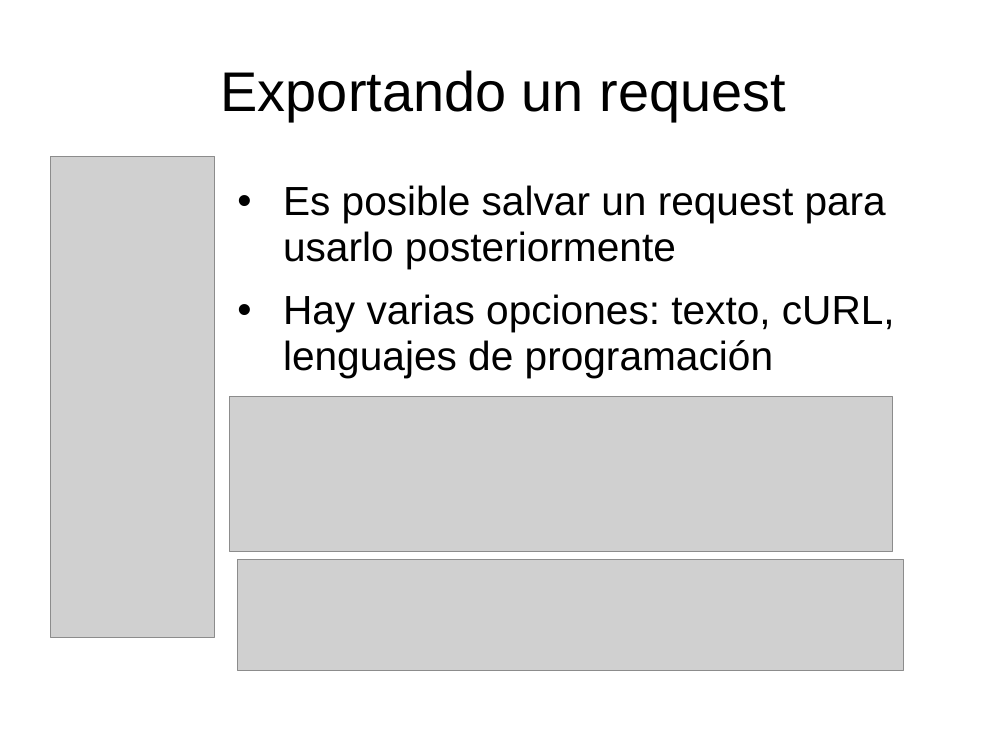
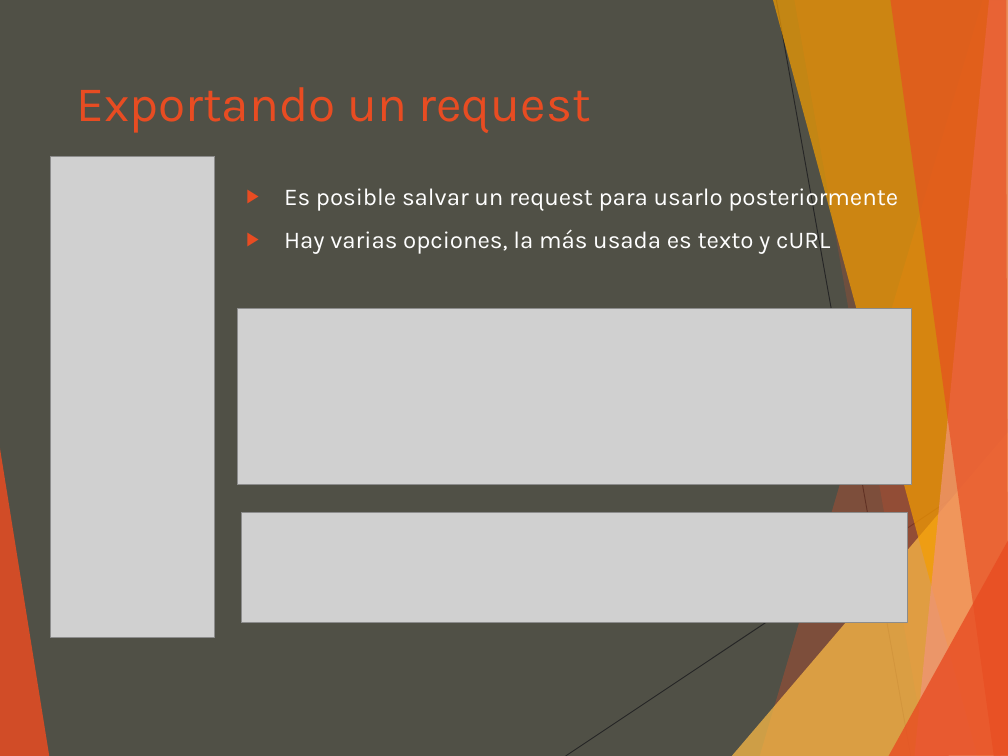
Before and after one commit to luisgepeto/PostmanCourse, a slide deck: slide 13 of Presentacion.ppt. Drawn at 1008x756 pixels with LibreOffice and Linux fonts; fonts in the diff are those of the drawing; grey boxes stand for pictures. Boxes give left, top, right and bottom in pixels: in the first picture for what was removed or moved away, otherwise in the second. Text is boxed around its words. In the diff, an @@ line names an element or a change of style, - is before the commit and + after.

```diff
--- a/Presentacion.ppt
+++ b/Presentacion.ppt
@@ background #FFFFFF to #505046 @@
@@ title "Exportando un request": place and size @@
-title "Exportando un request" at <box>221,70,785,121</box>
+title "Exportando un request" at <box>76,87,591,133</box>
@@ title "Exportando un request" at <box>76,87,591,133</box>: size 44 to 39 pt, font Arial to Karla, text colour #000000 to #E84C22; alignment centre to left; line spacing 0.93 to 1; vertical alignment middle to top @@
@@ text at <box>284,184,898,211</box>: size 32 to 19 pt, font Arial to Karla, text colour #000000 to #FFFFFF in "Es posible salvar un request para usarlo ..."; bullet • to ▶; line spacing 0.93 to 1; less space between paragraphs; bullet colour #000000 to #E84C22 @@
@@ text at <box>284,226,830,253</box>: text changed; size 32 to 19 pt; font Arial to Karla; text colour #000000 to #FFFFFF @@
-• Hay varias opciones: texto, cURL, lenguajes de programación
+▶ Hay varias opciones, la más usada es texto y cURL
@@ picture: place and size @@
-picture at <box>230,397,893,552</box>
+picture at <box>238,309,912,486</box>
@@ picture: place and size @@
-picture at <box>238,560,904,670</box>
+picture at <box>241,512,907,623</box>
@@ group added at <box>0,0,1008,756</box>: 8 freeform shapes, 2 lines @@
```
Also in this commit, not shown: 13 other slides changed, 3 slides added, 3 other files.
